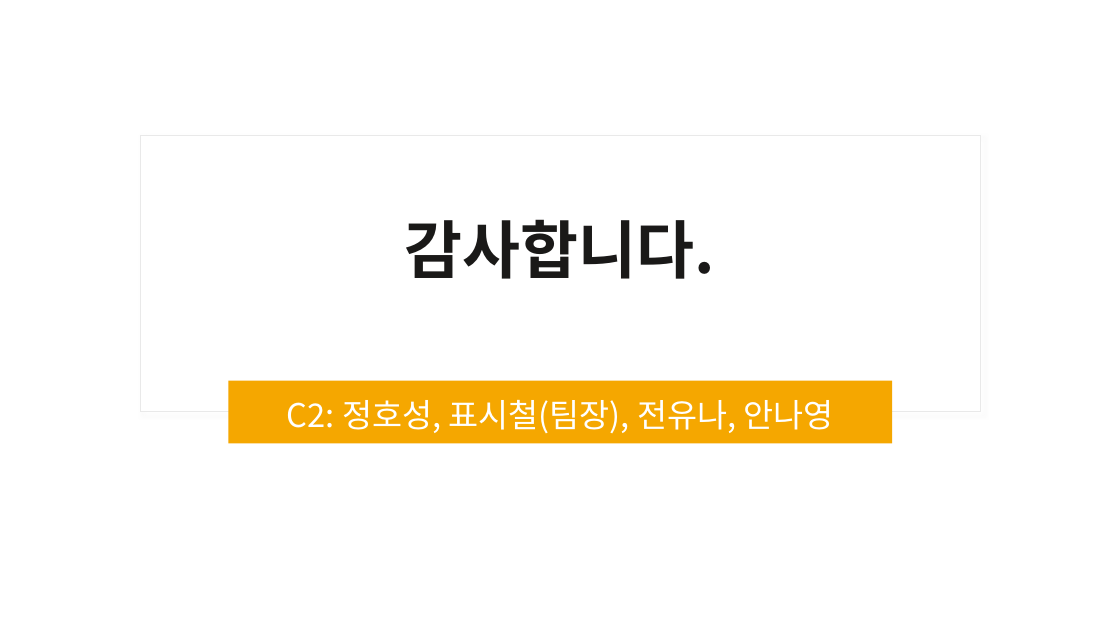
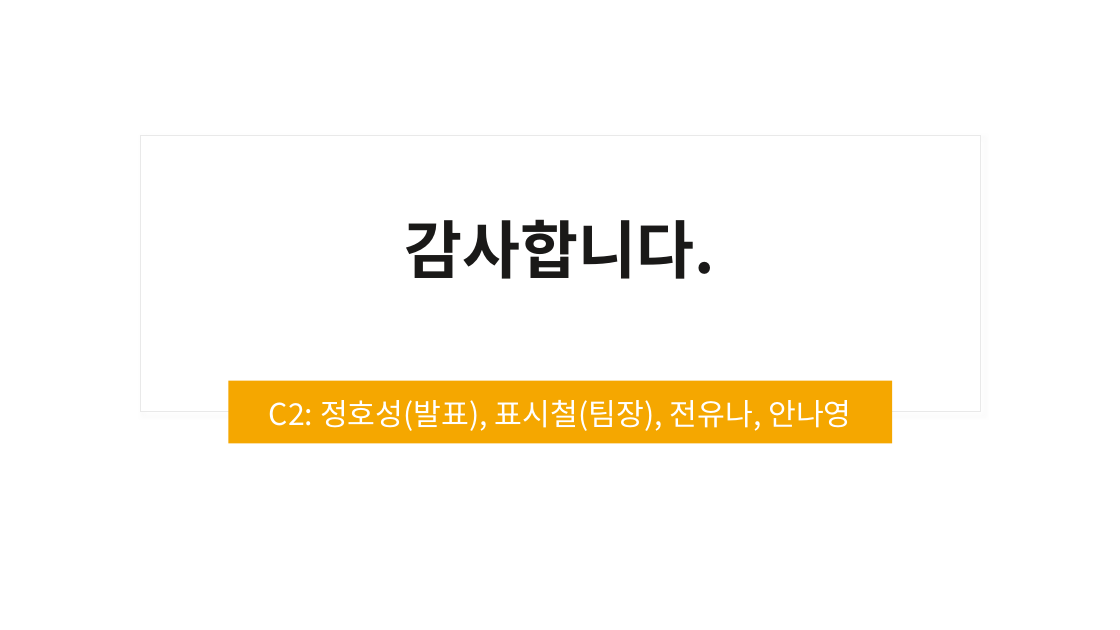
Before and after one commit to msjeonc-stack/ai-data-bootcamp, a slide deck: slide 9 of D014/문제4_발표자료(C2).pptx. Drawn at 1120x630 pixels with LibreOffice and Linux fonts; fonts in the diff are those of the drawing. Boxes give left, top, right and bottom in pixels: in the first picture for what was removed or moved away, otherwise in the second. Text is boxed around its words. In the diff, an @@ line names an element or a change of style, - is before the commit and + after.

```diff
--- a/D014/문제4_발표자료(C2).pptx
+++ b/D014/문제4_발표자료(C2).pptx
@@ subtitle at bbox=[269, 400, 851, 431]: text changed; size 28 to 25.9 pt @@
-C2: 정호성, 표시철(팀장), 전유나, 안나영
+C2: 정호성(발표), 표시철(팀장), 전유나, 안나영
```
Also in this commit, not shown: 8 other slides changed.
